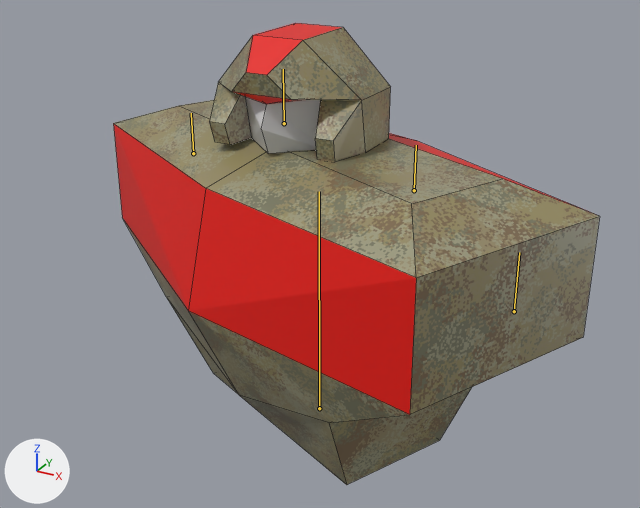
Two versions of the Blender file resources/mechparts/body/mech_body02.blend, one commit apart.
The view is the same before and after, from a 50 mm camera at (0.79, -1.434, 1.085) aimed at (0.008, -0.013, 0.374). Arrows for +X, +Y and +Z are at lower left; the lights stay in place. Both versions are drawn at frame 15 of the action 'melee_right'; the numbers are the values there. The bones that bend it are drawn over the model as lines. Mesh edges are drawn as thin lines.

Names of what the first picture shows: 'body'.
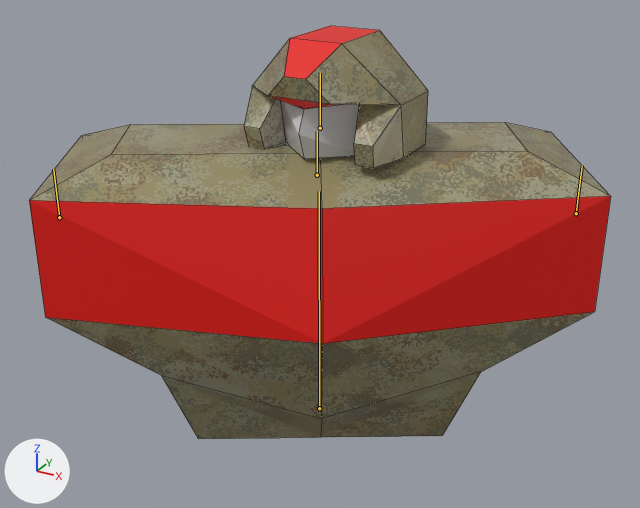
What differs and where, as boxes (x1, y1, x2, y2) in the pictures (640 x 508 px):
```json
{"object": "body", "change": "posed", "before": [113, 23, 600, 485], "after": [29, 26, 611, 439], "on screen": "19% wider, 11% shorter"}
{"bone": "head", "before": "(284, 123) to (283, 69)", "after": "(320, 128) to (320, 73)"}
```

Scene script edits in JSON lines:
```json
{"block": "bone_body", "where": "bone_body = bpy.data.objects['Armature'].pose.bones['body']"}
{"op": "set", "path": "bone_body.rotation_quaternion", "old": "(0.972, 0.0, -0.214, 0.0)", "new": "(0.966, 0.0, 0.259, 0.0)", "note": "degrees (0, -25, 0) -> degrees (0, 30, 0)"}
{"block": "bone_head", "where": "bone_head = bpy.data.objects['Armature'].pose.bones['head']  # child of 'body'"}
{"op": "set", "path": "bone_head.rotation_quaternion", "old": "(0.972, 0.0, 0.214, 0.0)", "new": "(0.966, 0.0, -0.259, 0.0)", "note": "degrees (0, 25, 0) -> degrees (0, -30, 0)"}
```
